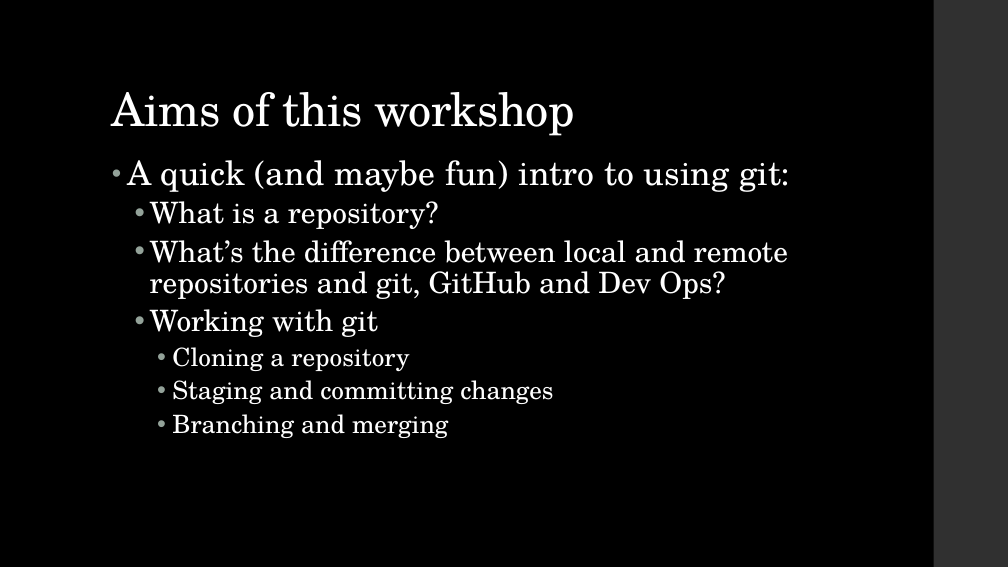
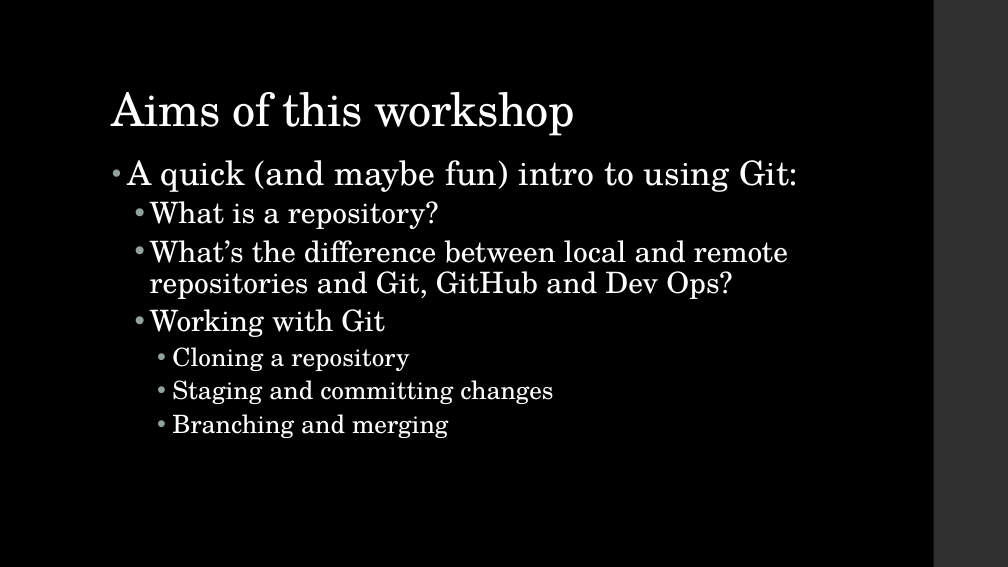
Before and after one commit to dfe-analytical-services/techskills_workshops, a slide deck: slide 3 of slides/workshopslides_quick-git.pptx. Drawn at 1008x567 pixels with LibreOffice and Linux fonts; fonts in the diff are those of the drawing. Boxes give left, top, right and bottom in pixels: in the first picture for what was removed or moved away, otherwise in the second. Text is boxed around its words. In the diff, an @@ line names an element or a change of style, - is before the commit and + after.

```diff
--- a/slides/workshopslides_quick-git.pptx
+++ b/slides/workshopslides_quick-git.pptx
@@ text at [127,160,798,192]: text changed @@
-• A quick (and maybe fun) intro to using git:
+• A quick (and maybe fun) intro to using Git:
@@ text at [150,240,788,337]: text changed @@
-  • What’s the difference between local and remote repositories and git, GitHub and Dev Ops?
-  • Working with git
+  • What’s the difference between local and remote repositories and Git, GitHub and Dev Ops?
+  • Working with Git
```
Also in this commit, not shown: 10 other slides changed, 6 slides added.
